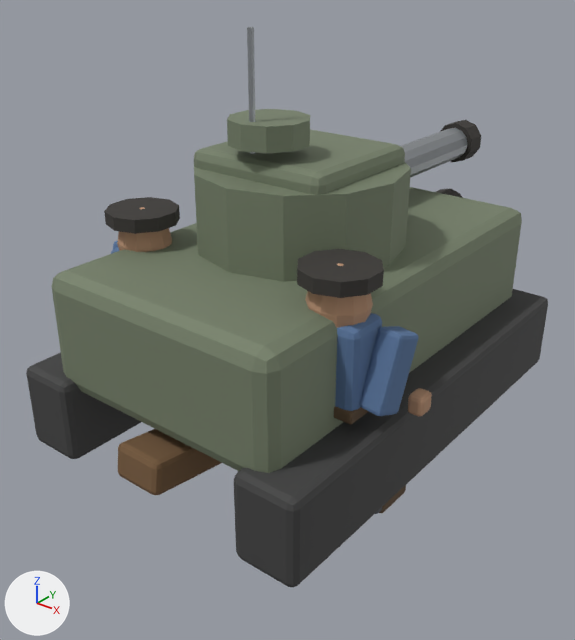
What one commit did to the glTF model src/assets/models/siege_rig.glb.
Rendered twice from a camera (50 mm lens) standing at (2.42, -3.22, 2.59) and looking at (-0.06, -0.13, 0.67). The axes (+X, +Y, +Z) are drawn at lower left. The lights are the same throughout. The picture after the commit comes second. Vertices at exactly the same position are counted once.

Objects in the first picture: 'GEO-Cannon-Siege-Wood', 'GEO-Crew-Crew-Coat', 'GEO-Crew-Crew-Skin', 'GEO-Crew-Siege-Dark', 'GEO-Tank-Siege-Metal', 'GEO-Tank-Tank-Hull', 'GEO-Tank-Tank-Track' and 3 more.
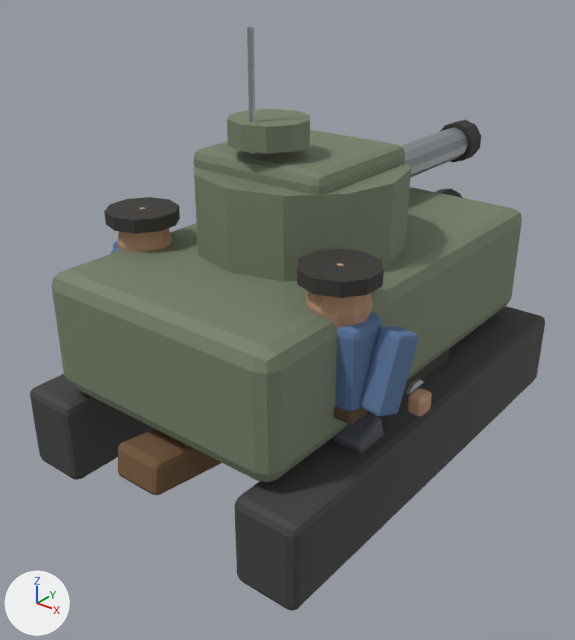
Pixel boxes [x1, y1, x2, y2] of what changed, in the pictures (575 x 640 px):
'GEO-Tank-Tank-Track', moved
    before: [26, 289, 548, 587]
    after: [30, 306, 545, 611]

The change in detail:
me_cube_005 is used by ob_geo_tank_tank_track; location (0.0, 0.0, 0.0).
me_cube_005 had 112 vertices, 216 faces and spanned x -0.89..0.89, y -1.27..1.27, z 0.13..0.59.
me_cube_005 now has 112 vertices, 216 faces and spans x -0.89..0.89, y -1.27..1.27, z 0.0..0.46.
me_cube_005 part 1: the whole mesh is moved by (0.0, 0.0, -0.13).
